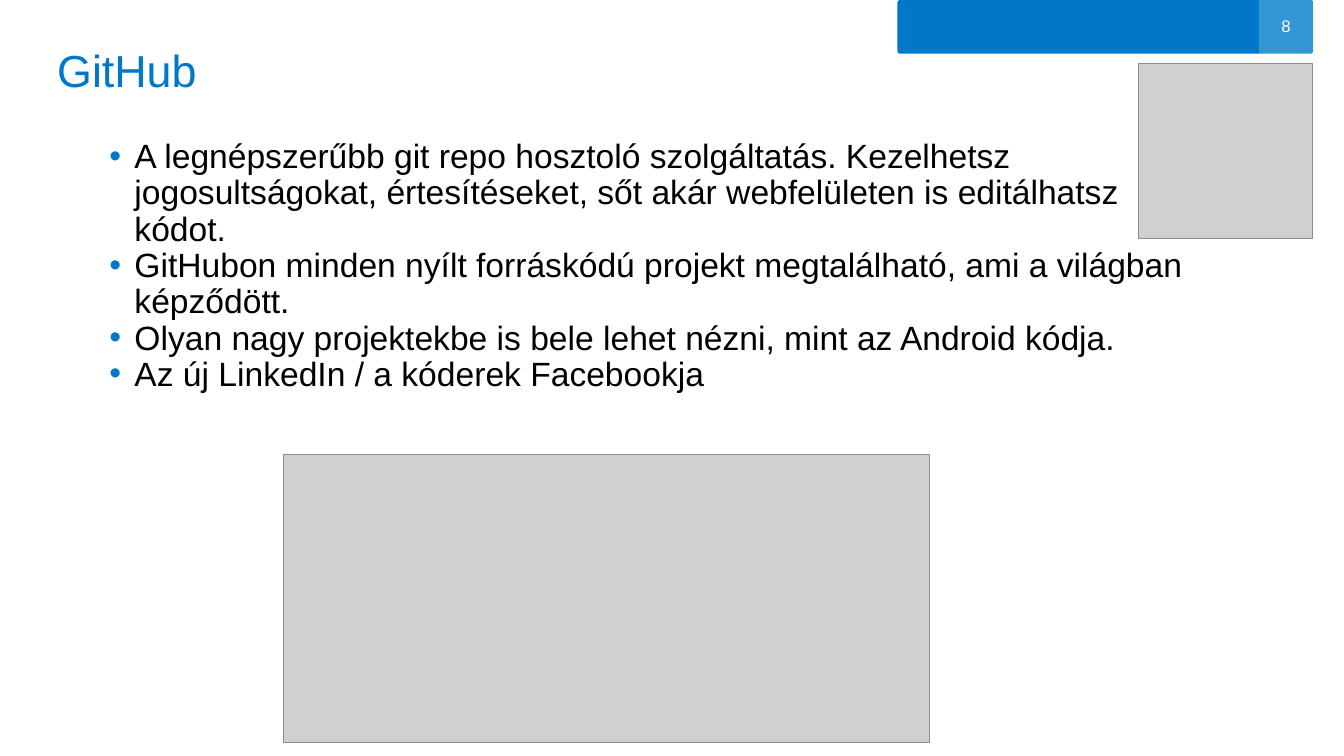
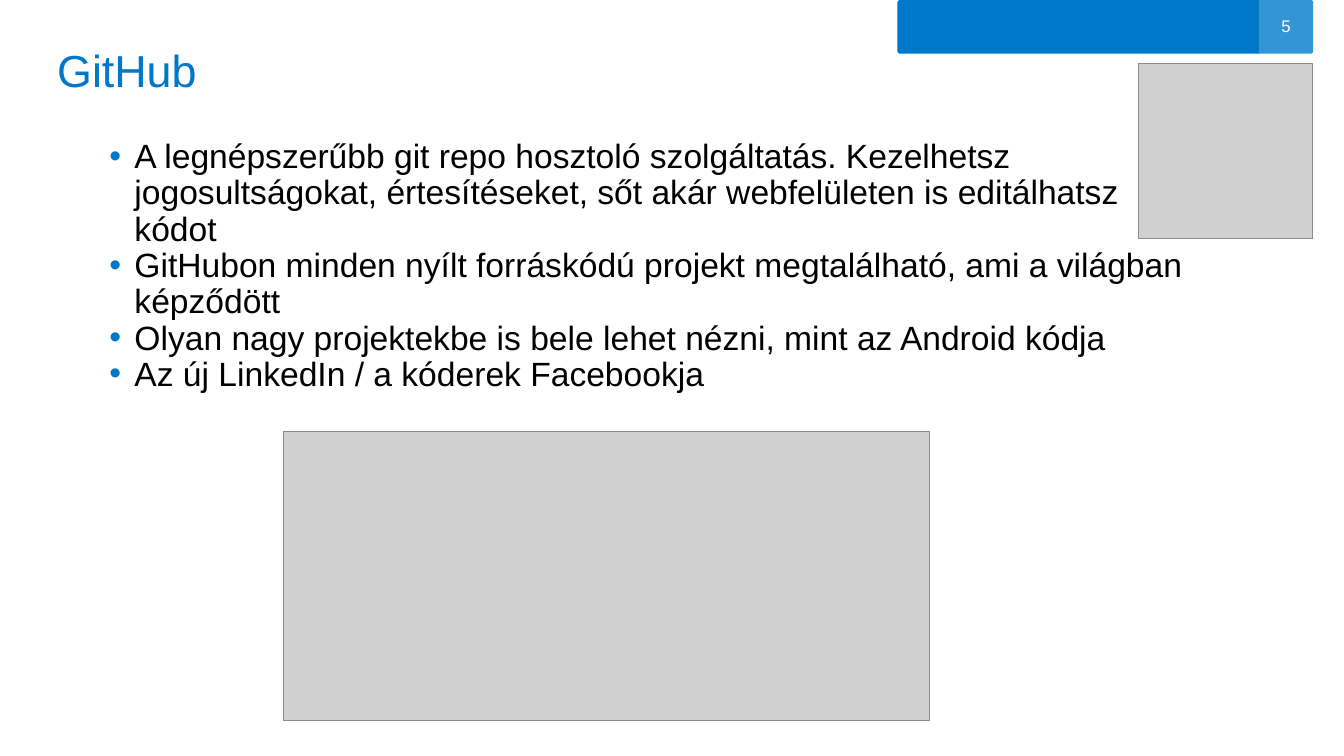
Before and after one commit to oerika1988/aegon-git-tutorial, a slide deck: slide 5 of GIT.pptx (slide 8 before the commit). Drawn at 1344x756 pixels with LibreOffice and Linux fonts; fonts in the diff are those of the drawing; grey boxes stand for pictures; background and template pictures are left out. Boxes give left, top, right and bottom in pixels: in the first picture for what was removed or moved away, otherwise in the second. Text is boxed around its words. In the diff, an @@ line names an element or a change of style, - is before the commit and + after.

```diff
--- a/GIT.pptx
+++ b/GIT.pptx
@@ page number at (1281, 20, 1290, 32): text changed @@
-8
+5
@@ text at (134, 143, 1182, 357): text changed @@
-• A legnépszerűbb git repo hosztoló szolgáltatás. Kezelhetsz jogosultságokat, értesítéseket, sőt akár webfelületen is editálhatsz kódot.
-• GitHubon minden nyílt forráskódú projekt megtalálható, ami a világban képződött.
-• Olyan nagy projektekbe is bele lehet nézni, mint az Android kódja.
+• A legnépszerűbb git repo hosztoló szolgáltatás. Kezelhetsz jogosultságokat, értesítéseket, sőt akár webfelületen is editálhatsz kódot
+• GitHubon minden nyílt forráskódú projekt megtalálható, ami a világban képződött
+• Olyan nagy projektekbe is bele lehet nézni, mint az Android kódja
@@ picture: place and size @@
-picture at (283, 455, 931, 743)
+picture at (283, 432, 931, 720)
```
Also in this commit, not shown: 15 other slides changed, 1 slide added, 1 slide removed.
